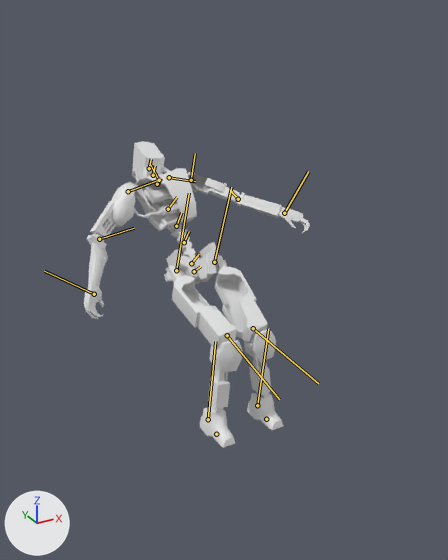
An edit to the FBX model Assets/Scenes/Tests Code/Completed Scene/Movement (PlayerController)/FBXs/Robot_anim.fbx, drawn before and after from the same camera.
Both versions are drawn from a camera (50 mm lens) standing at (-1.96, -3.19, 2.87) and looking at (-0.03, 0.32, 1.12). Arrows for +X, +Y and +Z are at lower left; the lights stay in place. Both versions are drawn at frame 175 of the action 'Take 001'; the numbers are the values there. The bones that bend it are drawn over the model as lines.

The first picture shows 'R_Robot'.
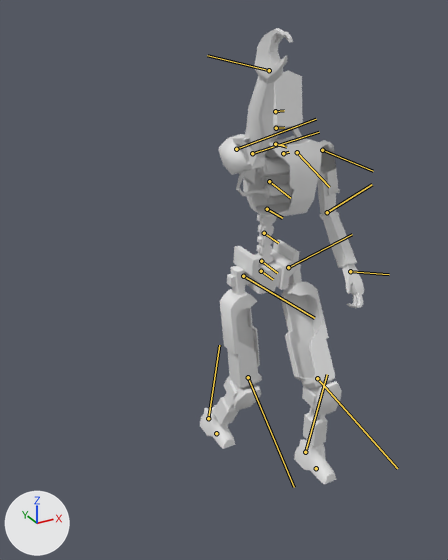
What differs and where, as boxes (x1, y1, x2, y2) in the pictures (448 x 560 px):
'R_Robot', posed (27% narrower, 48% taller)
    before: (84, 141, 310, 448)
    after: (200, 28, 364, 484)
bone 'Base HumanPelvis', root to tip
    before: (194, 271) to (200, 266)
    after: (261, 271) to (273, 279)
bone 'Base HumanLThigh', root to tip
    before: (214, 262) to (231, 187)
    after: (288, 267) to (352, 234)
bone 'Base HumanLCalf', root to tip
    before: (253, 328) to (318, 383)
    after: (317, 378) to (397, 468)
bone 'Base HumanLFoot', root to tip
    before: (257, 405) to (268, 329)
    after: (305, 452) to (327, 374)
bone 'Base HumanRThigh', root to tip
    before: (176, 270) to (189, 193)
    after: (243, 276) to (314, 318)
bone 'Base HumanRCalf', root to tip
    before: (227, 335) to (279, 399)
    after: (248, 377) to (294, 487)
bone 'Base HumanRFoot', root to tip
    before: (208, 419) to (215, 341)
    after: (208, 418) to (219, 345)
bone 'Base HumanSpine1', root to tip
    before: (191, 263) to (199, 254)
    after: (261, 261) to (277, 273)
bone 'Base HumanSpine2', root to tip
    before: (184, 242) to (189, 231)
    after: (264, 233) to (278, 243)
bone 'Base HumanSpine3', root to tip
    before: (176, 226) to (181, 212)
    after: (267, 209) to (282, 218)
bone 'Base HumanSpine4', root to tip
    before: (168, 209) to (177, 197)
    after: (269, 181) to (290, 198)
bone 'Base HumanRibcage', root to tip
    before: (157, 184) to (161, 178)
    after: (276, 144) to (286, 147)
bone 'Base HumanLCollarbone', root to tip
    before: (169, 177) to (195, 181)
    after: (297, 152) to (329, 187)
bone 'Base HumanLUpperarm', root to tip
    before: (191, 180) to (195, 153)
    after: (322, 150) to (373, 171)
bone 'Base HumanLForearm', root to tip
    before: (238, 199) to (230, 190)
    after: (327, 212) to (372, 184)
bone 'Base HumanRUpperarm', root to tip
    before: (128, 191) to (160, 179)
    after: (236, 149) to (316, 119)
bone 'Base HumanRForearm', root to tip
    before: (99, 239) to (134, 228)
    after: (252, 153) to (319, 132)
bone 'Base HumanRPalm', root to tip
    before: (94, 294) to (44, 271)
    after: (269, 70) to (207, 55)
bone 'Base HumanNeck1', root to tip
    before: (157, 184) to (160, 178)
    after: (275, 144) to (284, 145)
bone 'Base HumanNeck2', root to tip
    before: (153, 175) to (155, 165)
    after: (276, 128) to (284, 127)
bone 'Base HumanHead', root to tip
    before: (149, 168) to (151, 159)
    after: (275, 111) to (284, 110)

The change in detail:
Bone 'Base HumanPelvis' (bone_base_humanpelvis) moves from (-49.5, -69.0, 0.0) to (-13.4, 28.3, 0.0).
Bone 'Base HumanPelvis' (bone_base_humanpelvis) turns from (0, 1, -36) to (0, -2, 2) degrees about its own x, y and z.
Bone 'Base HumanLThigh' (bone_base_humanlthigh) turns from (-2, -5, 33) to (0, -2, 37) degrees about its own x, y and z.
Bone 'Base HumanLCalf' (bone_base_humanlcalf) turns from (-6, 9, -66) to (-3, 7, -40) degrees about its own x, y and z.
Bone 'Base HumanLFoot' (bone_base_humanlfoot) turns from (-5, -3, 0) to (-4, -1, 5) degrees about its own x, y and z.
Bone 'Base HumanRThigh' (bone_base_humanrthigh) turns from (2, 6, 34) to (1, 6, 6) degrees about its own x, y and z.
Bone 'Base HumanRCalf' (bone_base_humanrcalf) turns from (8, -11, -68) to (3, -7, -32) degrees about its own x, y and z.
Bone 'Base HumanRFoot' (bone_base_humanrfoot) turns from (7, 4, 1) to (4, 0, 27) degrees about its own x, y and z.
Bone 'Base HumanSpine1' (bone_base_humanspine1) turns from (0, 0, -9) to (0, 0, 0) degrees about its own x, y and z.
Bone 'Base HumanSpine2' (bone_base_humanspine2) turns from (0, 1, -8) to (0, 0, -1) degrees about its own x, y and z.
Bone 'Base HumanSpine3' (bone_base_humanspine3) turns from (0, 2, -3) to (0, 0, -1) degrees about its own x, y and z.
Bone 'Base HumanSpine4' (bone_base_humanspine4) turns from (0, 2, 5) to (0, 0, -1) degrees about its own x, y and z.
Bone 'Base HumanRibcage' (bone_base_humanribcage) turns from (-1, 1, 13) to (0, 0, 0) degrees about its own x, y and z.
Bone 'Base HumanLCollarbone' (bone_base_humanlcollarbone) turns from (-9, 12, -9) to (-8, 16, -5) degrees about its own x, y and z.
Bone 'Base HumanLUpperarm' (bone_base_humanlupperarm) turns from (-17, -63, 26) to (-83, -103, 77) degrees about its own x, y and z.
Bone 'Base HumanLForearm' (bone_base_humanlforearm) turns from (11, -1, 8) to (-26, -5, 42) degrees about its own x, y and z.
Bone 'Base HumanRUpperarm' (bone_base_humanrupperarm) turns from (-34, 70, -14) to (47, 7, 69) degrees about its own x, y and z.
Bone 'Base HumanRForearm' (bone_base_humanrforearm) turns from (2, 29, 9) to (3, -47, 24) degrees about its own x, y and z.
Bone 'Base HumanRPalm' (bone_base_humanrpalm) turns from (0, 0, 0) to (2, 1, 5) degrees about its own x, y and z.
Bone 'Base HumanNeck1' (bone_base_humanneck1) turns from (1, -1, -5) to (0, 0, -2) degrees about its own x, y and z.
Bone 'Base HumanNeck2' (bone_base_humanneck2) turns from (7, -5, -24) to (0, 0, -7) degrees about its own x, y and z.
Bone 'Base HumanHead' (bone_base_humanhead) turns from (1, -1, -6) to (0, 0, -2) degrees about its own x, y and z.
